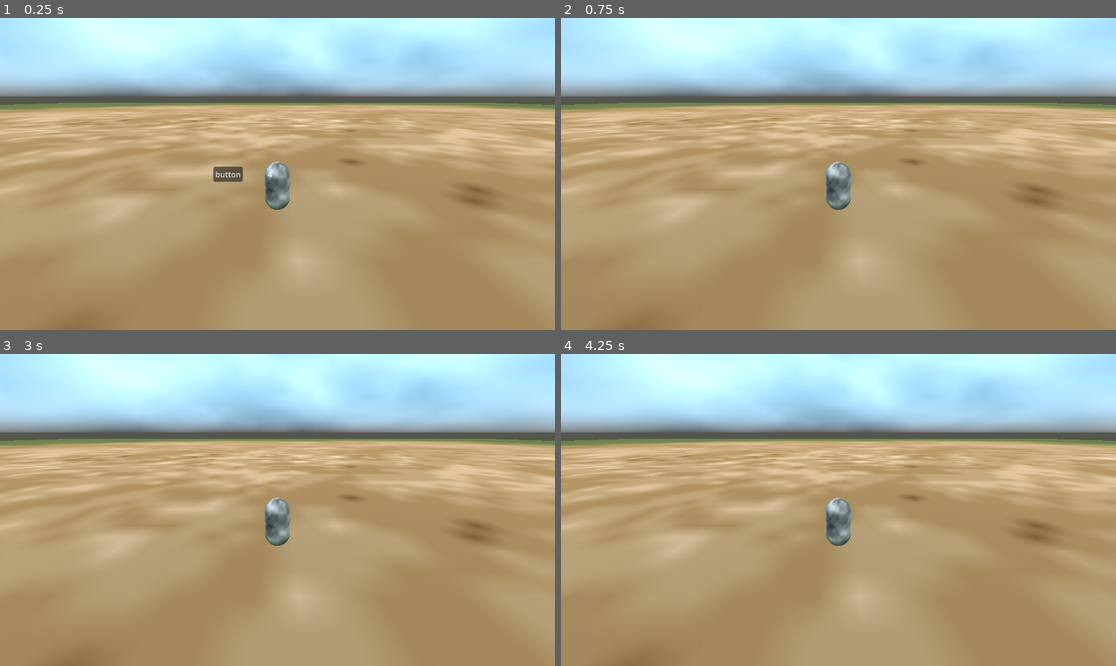
Above: before the commit, frames 1-4 (two rows, left to right).
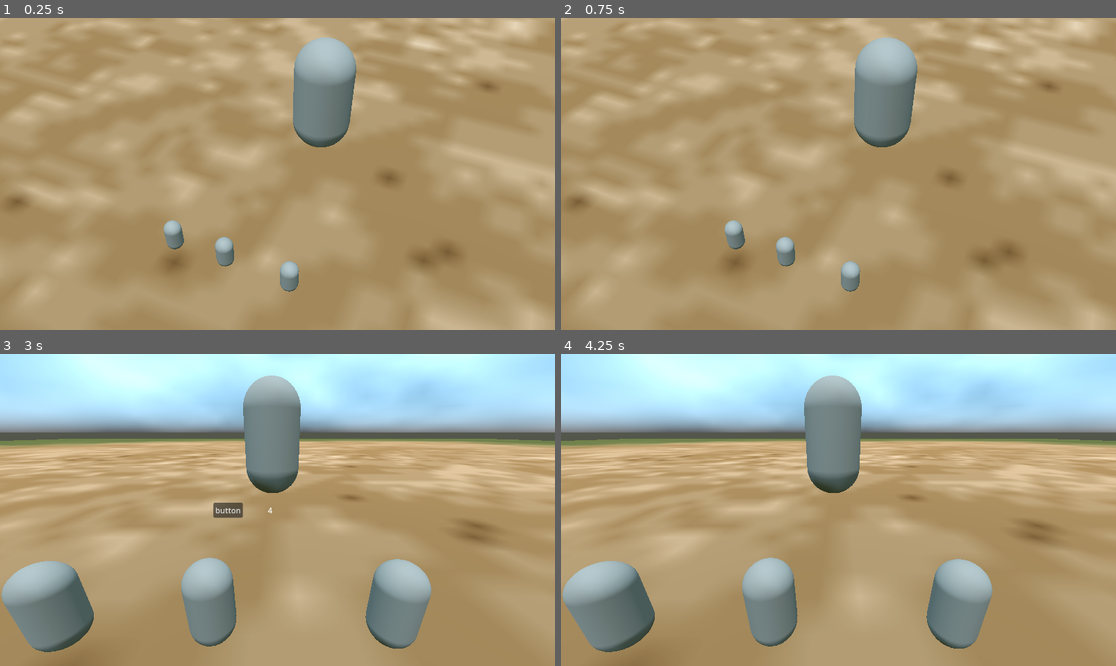
Above: after the commit, the same moments.

Repository: ludovino/BuiltToScale2024
Game: Godot game, scene res://battle/battle_scene.tscn
Two runs of this game, one before a commit and one after it. Both use one fixed random seed, a clock stepped at 60 frames per second and the inputs below.
Inputs (mouse positions are in pixels of both pictures, inside the frame that each line leads up to):
- Up to frame 1 (0.25 s): no input
- Up to frame 2 (0.75 s): click (788, 174) at 0.5 s, where only the run before the commit has a clickable "button"
- Up to frame 3 (3 s): tap Enter at 1.25, 2.75 s; move the mouse to (399, 494) at 1.27 s; click (399, 494) at 1.42 s; tap Space at 2 s; move the mouse to (166, 525) at 2.02 s; click (166, 525) at 2.17 s; move the mouse to (333, 441) at 2.77 s; click (333, 441) at 2.92 s
- Up to frame 4 (4.25 s): click (788, 510) at 3.5 s, where only the run after the commit has a clickable "button"

The runs differ from the first frame. In frame 1, 52% of the frame differs, in the area x 0-100%, y 0-100%; in frame 2, 52%; in frame 3, 12%; in frame 4, 12%.

Commit message:
started setup work for camera controls on joystick

Diff:
--- a/battle/battle_scene.tscn
+++ b/battle/battle_scene.tscn
@@ -1,20 +1,9 @@
-[gd_scene load_steps=15 format=3 uid="uid://yavtuvbed3fv"]
+[gd_scene load_steps=14 format=3 uid="uid://yavtuvbed3fv"]
 
 [ext_resource type="Script" path="res://global_scripts/battle.gd" id="1_gisox"]
 [ext_resource type="PackedScene" uid="uid://dndy3wxgd4f41" path="res://example/push_the_button.tscn" id="2_rpkcf"]
 [ext_resource type="Texture2D" uid="uid://ymeav3v4k8rf" path="res://battle/textures/grasstemp.png" id="3_6htwh"]
-
-[sub_resource type="FastNoiseLite" id="FastNoiseLite_cpqc4"]
-noise_type = 5
-
-[sub_resource type="NoiseTexture2D" id="NoiseTexture2D_j3uis"]
-noise = SubResource("FastNoiseLite_cpqc4")
-
-[sub_resource type="StandardMaterial3D" id="StandardMaterial3D_n3b78"]
-albedo_texture = SubResource("NoiseTexture2D_j3uis")
-
-[sub_resource type="CapsuleMesh" id="CapsuleMesh_n7jla"]
-material = SubResource("StandardMaterial3D_n3b78")
+[ext_resource type="PackedScene" uid="uid://n1ikks0vo2ff" path="res://demon_pov/demon_pov.tscn" id="3_4727t"]
 
 [sub_resource type="FastNoiseLite" id="FastNoiseLite_yejbq"]
 noise_type = 4
@@ -56,13 +45,13 @@
 material = SubResource("StandardMaterial3D_iel6c")
 size = Vector2(300, 300)
 
+[sub_resource type="CapsuleMesh" id="CapsuleMesh_5r6l4"]
+
+[sub_resource type="CapsuleMesh" id="CapsuleMesh_othqp"]
+
 [node name="Battle" type="Node3D"]
 script = ExtResource("1_gisox")
-minigame_scenes = Array[PackedScene]([ExtResource("2_rpkcf")])
-
-[node name="MeshInstance3D" type="MeshInstance3D" parent="."]
-transform = Transform3D(1, 0, 0, 0, 1, 0, 0, 0, 1, 0, 1, 0)
-mesh = SubResource("CapsuleMesh_n7jla")
+minigame_scenes = Array[PackedScene]([ExtResource("3_4727t"), ExtResource("2_rpkcf")])
 
 [node name="Camera3D" type="Camera3D" parent="."]
 transform = Transform3D(1, 0, 0, 0, 0.934067, 0.357097, 0, -0.357097, 0.934067, 0, 4.37181, 7.43862)
@@ -75,3 +64,22 @@
 
 [node name="Floor" type="MeshInstance3D" parent="."]
 mesh = SubResource("PlaneMesh_tk1tq")
+
+[node name="PartyMember" type="MeshInstance3D" parent="."]
+transform = Transform3D(1, 0, 0, 0, 1, 0, 0, 0, 1, -4.648, 1, 4.208)
+mesh = SubResource("CapsuleMesh_5r6l4")
+
+[node name="PartyMember2" type="MeshInstance3D" parent="."]
+transform = Transform3D(1, 0, 0, 0, 1, 0, 0, 0, 1, -1.41729, 1, 4.0943)
+mesh = SubResource("CapsuleMesh_5r6l4")
+skeleton = NodePath("../PartyMember")
+
+[node name="PartyMember3" type="MeshInstance3D" parent="."]
+transform = Transform3D(1, 0, 0, 0, 1, 0, 0, 0, 1, 2.4789, 1, 4.14506)
+mesh = SubResource("CapsuleMesh_5r6l4")
+skeleton = NodePath("../PartyMember")
+
+[node name="CowEnemy" type="MeshInstance3D" parent="."]
+transform = Transform3D(4, 0, 0, 0, 4, 0, 0, 0, 4, -0.387, 3.85156, -8.366)
+mesh = SubResource("CapsuleMesh_othqp")
+skeleton = NodePath("../PartyMember3")
--- /dev/null
+++ b/demon_pov/demon_pov.tscn
@@ -0,0 +1,55 @@
+[gd_scene load_steps=5 format=3 uid="uid://n1ikks0vo2ff"]
+
+[ext_resource type="Script" path="res://demon_pov/demon_pov_minigame.gd" id="1_6ig5x"]
+[ext_resource type="Script" path="res://demon_pov/demon_pov_camera.gd" id="2_b2wtg"]
+
+[sub_resource type="CapsuleShape3D" id="CapsuleShape3D_qfvpl"]
+
+[sub_resource type="CapsuleShape3D" id="CapsuleShape3D_ke3rd"]
+
+[node name="DemonPOV" type="Node3D" node_paths=PackedStringArray("demon_pov_camera")]
+script = ExtResource("1_6ig5x")
+demon_pov_camera = NodePath("DemonPOVCamera")
+
+[node name="PartyMemberArea" type="Area3D" parent="."]
+transform = Transform3D(1, 0, 0, 0, 1, 0, 0, 0, 1, -4.648, 1, 4.208)
+script = ExtResource("1_6ig5x")
+
+[node name="CollisionShape3D" type="CollisionShape3D" parent="PartyMemberArea"]
+shape = SubResource("CapsuleShape3D_qfvpl")
+
+[node name="PartyMemberArea2" type="Area3D" parent="."]
+transform = Transform3D(1, 0, 0, 0, 1, 0, 0, 0, 1, -1.41729, 1, 4.0943)
+script = ExtResource("1_6ig5x")
+
+[node name="CollisionShape3D" type="CollisionShape3D" parent="PartyMemberArea2"]
+shape = SubResource("CapsuleShape3D_qfvpl")
+
+[node name="PartyMemberArea3" type="Area3D" parent="."]
+transform = Transform3D(1, 0, 0, 0, 1, 0, 0, 0, 1, 2.4789, 1, 4.14506)
+script = ExtResource("1_6ig5x")
+
+[node name="CollisionShape3D" type="CollisionShape3D" parent="PartyMemberArea3"]
+shape = SubResource("CapsuleShape3D_qfvpl")
+
+[node name="CowEnemyArea" type="Area3D" parent="."]
+transform = Transform3D(4, 0, 0, 0, 4, 0, 0, 0, 4, -0.387, 3.85156, -8.366)
+
+[node name="CollisionShape3D" type="CollisionShape3D" parent="CowEnemyArea"]
+shape = SubResource("CapsuleShape3D_ke3rd")
+
+[node name="Timer" type="Timer" parent="."]
+
+[node name="DemonPOVCamera" type="Camera3D" parent="."]
+transform = Transform3D(0.914254, -0.278881, 0.293879, 0, 0.725374, 0.688355, -0.405142, -0.629331, 0.663176, 8.067, 22.91, 18.299)
+current = true
+fov = 35.1
+script = ExtResource("2_b2wtg")
+joystickSensitivity = 0.75
+horizontalBounds = 25.0
+verticalBounds = 10.0
+
+[connection signal="input_event" from="PartyMemberArea" to="." method="_on_party_member_area_input_event"]
+[connection signal="input_event" from="PartyMemberArea2" to="." method="_on_party_member_area_2_input_event"]
+[connection signal="input_event" from="PartyMemberArea3" to="." method="_on_party_member_area_3_input_event"]
+[connection signal="input_event" from="CowEnemyArea" to="." method="_on_cow_enemy_area_input_event"]
--- /dev/null
+++ b/demon_pov/demon_pov_camera.gd
@@ -0,0 +1,33 @@
+extends Camera3D
+
+var originalRotation : Vector3
+var initialised : bool
+
+@export var joystickSensitivity : float
+@export var horizontalBounds : float
+@export var verticalBounds : float
+
+
+# Called when the node enters the scene tree for the first time.
+func _ready() -> void:
+	if(!initialised):
+		originalRotation = rotation;
+		initialised = true;
+		print("HELLO original rotation: " + str(originalRotation))
+
+
+
+# Called every frame. 'delta' is the elapsed time since the previous frame.
+func _process(delta: float) -> void:
+	_updateInput(delta)
+
+func _updateInput(delta : float) -> void:
+	var velocity = Input.get_vector("minigame_input_left", "minigame_input_right", "minigame_input_up", "minigame_input_down")
+	rotate_y(deg_to_rad(-velocity.x * joystickSensitivity))
+	rotation.y = clamp(rotation.y, originalRotation.y - deg_to_rad(verticalBounds), originalRotation.y + deg_to_rad(verticalBounds))
+
+	rotate_x(deg_to_rad(-velocity.y * joystickSensitivity))
+	rotation.x = clamp(rotation.x, originalRotation.x - deg_to_rad(horizontalBounds), originalRotation.x + deg_to_rad(horizontalBounds))
+
+	rotation.z = deg_to_rad(0);
+		#rotation.x = clamp(rotation.x, deg_to_rad(-89), deg_to_rad(89))
--- /dev/null
+++ b/demon_pov/demon_pov_minigame.gd
@@ -0,0 +1,53 @@
+extends Minigame
+
+@export var demon_pov_camera : Camera3D
+
+
+
+func _ready() -> void:
+	pass
+
+func _process(delta):
+	_update_input(delta)
+
+func _update_input(delta) -> void:
+
+
+	pass
+
+func _enter_tree() -> void:
+	pass
+
+func _exit_tree() -> void:
+	pass
+
+func _on_button_pressed() -> void:
+	succeeded.emit()
+
+func _on_teammate_clicked() -> void:
+	print("FAILURE - you killed your teammate!!")
+	failed.emit()
+
+func _on_enemy_clicked() -> void:
+	print("SUCCESS - you clicked the cow!!")
+	succeeded.emit()
+
+func _on_cow_enemy_area_input_event(camera: Node, event: InputEvent, event_position: Vector3, normal: Vector3, shape_idx: int) -> void:
+	var mouseClick = event as InputEventMouseButton
+	if(mouseClick and mouseClick.button_index == 1 and mouseClick.pressed):
+		_on_enemy_clicked()
+
+func _on_party_member_area_input_event(camera: Node, event: InputEvent, event_position: Vector3, normal: Vector3, shape_idx: int) -> void:
+	var mouseClick = event as InputEventMouseButton
+	if(mouseClick and mouseClick.button_index == 1 and mouseClick.pressed):
+		_on_teammate_clicked()
+
+func _on_party_member_area_2_input_event(camera: Node, event: InputEvent, event_position: Vector3, normal: Vector3, shape_idx: int) -> void:
+	var mouseClick = event as InputEventMouseButton
+	if(mouseClick and mouseClick.button_index == 1 and mouseClick.pressed):
+		_on_teammate_clicked()
+
+func _on_party_member_area_3_input_event(camera: Node, event: InputEvent, event_position: Vector3, normal: Vector3, shape_idx: int) -> void:
+	var mouseClick = event as InputEventMouseButton
+	if(mouseClick and mouseClick.button_index == 1 and mouseClick.pressed):
+		_on_teammate_clicked()
--- a/project.godot
+++ b/project.godot
@@ -19,6 +19,39 @@
 
 gdscript/warnings/untyped_declaration=1
 
+[input]
+
+minigame_input_left={
+"deadzone": 0.5,
+"events": [Object(InputEventJoypadMotion,"resource_local_to_scene":false,"resource_name":"","device":-1,"axis":0,"axis_value":-1.0,"script":null)
+]
+}
+minigame_input_right={
+"deadzone": 0.5,
+"events": [Object(InputEventJoypadMotion,"resource_local_to_scene":false,"resource_name":"","device":-1,"axis":0,"axis_value":1.0,"script":null)
+]
+}
+minigame_input_up={
+"deadzone": 0.5,
+"events": [Object(InputEventJoypadMotion,"resource_local_to_scene":false,"resource_name":"","device":-1,"axis":1,"axis_value":-1.0,"script":null)
+]
+}
+minigame_input_down={
+"deadzone": 0.5,
+"events": [Object(InputEventJoypadMotion,"resource_local_to_scene":false,"resource_name":"","device":-1,"axis":1,"axis_value":1.0,"script":null)
+]
+}
+minigame_button_1={
+"deadzone": 0.5,
+"events": [Object(InputEventJoypadButton,"resource_local_to_scene":false,"resource_name":"","device":-1,"button_index":2,"pressure":0.0,"pressed":false,"script":null)
+]
+}
+minigame_button_2={
+"deadzone": 0.5,
+"events": [Object(InputEventJoypadButton,"resource_local_to_scene":false,"resource_name":"","device":-1,"button_index":3,"pressure":0.0,"pressed":false,"script":null)
+]
+}
+
 [rendering]
 
 renderer/rendering_method="gl_compatibility"
